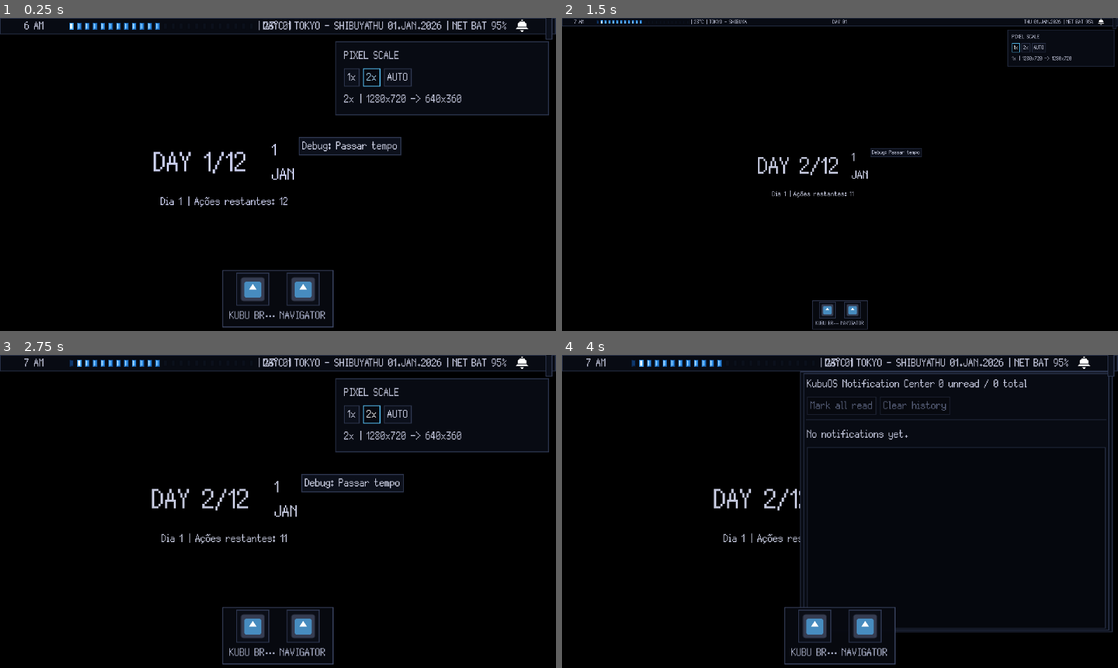
Above: before the commit, frames 1-4 (two rows, left to right).
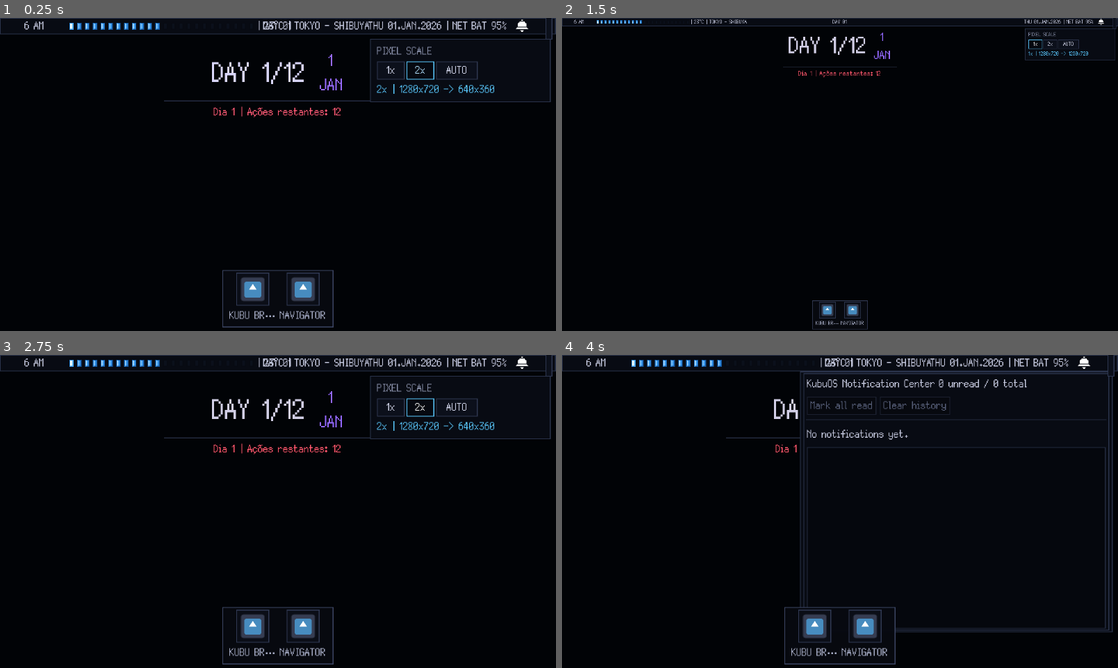
Above: after the commit, the same moments.

Repository: GYU-GAZE/NULL-NETWORK
Game: Godot game, scene res://core/main.tscn
Two runs of this game, one before a commit and one after it. Both use one fixed random seed, a clock stepped at 60 frames per second and the inputs below. The engine's default icon, where the game draws it, is replaced by a stand-in: a white triangle on a blue panel in a dark square.
Inputs (mouse positions are in pixels of both pictures, inside the frame that each line leads up to):
- Up to frame 1 (0.25 s): no input
- Up to frame 2 (1.5 s): click (912, 146) at 0.5 s, where only the run before the commit has a clickable "Debug: Passar tempo"; click "1x" at 1.25 s
- Up to frame 3 (2.75 s): click "2x" at 2 s
- Up to frame 4 (4 s): click "AUTO" at 2.75 s; click (1084, 361) at 3.5 s

The runs differ from the first frame. In frame 1, 3.4% of the frame differs, in the area x 6-100%, y 2-61%; in frame 2, 1.5%; in frame 3, 3.5%, in the area x 4-100%, y 1-61%; in frame 4, 0.7%.

Commit message:
style: move desktop clock into a compact diegetic HUD

Diff:
--- a/systems/desktop/desktop.tscn
+++ b/systems/desktop/desktop.tscn
@@ -9,6 +9,13 @@
 anchor_bottom = 1.0
 grow_horizontal = 2
 grow_vertical = 2
+time_pulse_scale = Vector2(1, 1)
+wide_period_font_size = 38
+compact_period_font_size = 28
+wide_date_font_size = 19
+compact_date_font_size = 19
+wide_status_font_size = 19
+compact_status_font_size = 19
 script = ExtResource("1_2pwep")
 
 [node name="Background" type="ColorRect" parent="." unique_id=1101823804]
@@ -18,15 +25,15 @@
 anchor_bottom = 1.0
 grow_horizontal = 2
 grow_vertical = 2
-color = Color(0, 0, 0, 1)
+color = Color(0.00392157, 0.0117647, 0.0235294, 1)
 
 [node name="CenterArea" type="CenterContainer" parent="."]
 layout_mode = 1
-anchors_preset = 15
+anchors_preset = 10
 anchor_right = 1.0
-anchor_bottom = 1.0
+offset_top = 22.0
+offset_bottom = 132.0
 grow_horizontal = 2
-grow_vertical = 2
 mouse_filter = 2
 
 [node name="TopBarHBox" type="HBoxContainer" parent="CenterArea" unique_id=1514375072]
@@ -35,7 +42,9 @@
 
 [node name="ClockContainer" type="VBoxContainer" parent="CenterArea/TopBarHBox" unique_id=14701623]
 unique_name_in_owner = true
+custom_minimum_size = Vector2(260, 0)
 layout_mode = 2
+theme_override_constants/separation = 0
 
 [node name="TopRow" type="HBoxContainer" parent="CenterArea/TopBarHBox/ClockContainer" unique_id=319440990]
 layout_mode = 2
@@ -44,42 +53,56 @@
 [node name="PeriodLabel" type="Label" parent="CenterArea/TopBarHBox/ClockContainer/TopRow" unique_id=1752006140]
 unique_name_in_owner = true
 layout_mode = 2
-theme_override_font_sizes/font_size = 80
-text = "DAY 1/6"
+theme_override_colors/font_color = Color(0.823529, 0.811765, 0.901961, 1)
+theme_override_font_sizes/font_size = 38
+text = "NIGHT 1/6"
+vertical_alignment = 1
 
 [node name="Spacer" type="Control" parent="CenterArea/TopBarHBox/ClockContainer/TopRow" unique_id=3276150]
-custom_minimum_size = Vector2(20, 0)
+custom_minimum_size = Vector2(8, 0)
 layout_mode = 2
 
 [node name="DateStack" type="VBoxContainer" parent="CenterArea/TopBarHBox/ClockContainer/TopRow" unique_id=1718888914]
 layout_mode = 2
 theme_override_constants/separation = -4
+alignment = 1
 
 [node name="DayLabel" type="Label" parent="CenterArea/TopBarHBox/ClockContainer/TopRow/DateStack" unique_id=1972762778]
 unique_name_in_owner = true
 layout_mode = 2
-theme_override_font_sizes/font_size = 40
+theme_override_colors/font_color = Color(0.576471, 0.407843, 1, 1)
+theme_override_font_sizes/font_size = 19
 text = "01"
+horizontal_alignment = 1
 
 [node name="MonthLabel" type="Label" parent="CenterArea/TopBarHBox/ClockContainer/TopRow/DateStack" unique_id=112264624]
 unique_name_in_owner = true
 layout_mode = 2
-theme_override_font_sizes/font_size = 40
+theme_override_colors/font_color = Color(0.576471, 0.407843, 1, 1)
+theme_override_font_sizes/font_size = 19
 text = "JAN"
+horizontal_alignment = 1
+
+[node name="ClockDivider" type="HSeparator" parent="CenterArea/TopBarHBox/ClockContainer"]
+custom_minimum_size = Vector2(0, 1)
+layout_mode = 2
 
 [node name="BottomRow" type="HBoxContainer" parent="CenterArea/TopBarHBox/ClockContainer" unique_id=477191052]
 layout_mode = 2
-theme_override_constants/separation = 10
+theme_override_constants/separation = 4
 alignment = 1
 
 [node name="DaysPassedLabel" type="Label" parent="CenterArea/TopBarHBox/ClockContainer/BottomRow" unique_id=1190002433]
 unique_name_in_owner = true
 layout_mode = 2
-theme_override_font_sizes/font_size = 24
-text = "Dia 0 | Ações restantes: 6"
+theme_override_colors/font_color = Color(1, 0.337255, 0.419608, 1)
+theme_override_font_sizes/font_size = 19
+text = "DAY 00 | 6 ACTIONS LEFT"
+horizontal_alignment = 1
 
 [node name="DebugTimeButton" type="Button" parent="CenterArea/TopBarHBox" unique_id=1918941758]
 unique_name_in_owner = true
+visible = false
 layout_mode = 2
 size_flags_vertical = 0
 text = "Debug: Passar tempo"
@@ -90,48 +113,58 @@
 anchors_preset = 1
 anchor_left = 1.0
 anchor_right = 1.0
-offset_left = -254.0
-offset_top = 27.0
-offset_right = -8.0
-offset_bottom = 112.0
+offset_left = -214.0
+offset_top = 24.0
+offset_right = -6.0
+offset_bottom = 94.0
 grow_horizontal = 0
 
 [node name="ScaleMargin" type="MarginContainer" parent="DisplayScalePanel" unique_id=1874318105]
 layout_mode = 2
-theme_override_constants/margin_left = 6
-theme_override_constants/margin_top = 4
-theme_override_constants/margin_right = 6
-theme_override_constants/margin_bottom = 4
+theme_override_constants/margin_left = 4
+theme_override_constants/margin_top = 2
+theme_override_constants/margin_right = 4
+theme_override_constants/margin_bottom = 2
 
 [node name="ScaleVBox" type="VBoxContainer" parent="DisplayScalePanel/ScaleMargin" unique_id=1414320017]
 layout_mode = 2
+theme_override_constants/separation = 1
 
 [node name="ScaleTitleLabel" type="Label" parent="DisplayScalePanel/ScaleMargin/ScaleVBox" unique_id=501231794]
 layout_mode = 2
+theme_override_colors/font_color = Color(0.537255, 0.564706, 0.662745, 1)
 text = "PIXEL SCALE"
 
 [node name="ScaleButtonsHBox" type="HBoxContainer" parent="DisplayScalePanel/ScaleMargin/ScaleVBox" unique_id=246388107]
 layout_mode = 2
+theme_override_constants/separation = 2
 
 [node name="Scale1xButton" type="Button" parent="DisplayScalePanel/ScaleMargin/ScaleVBox/ScaleButtonsHBox" unique_id=1717657694]
 unique_name_in_owner = true
+custom_minimum_size = Vector2(32, 18)
 layout_mode = 2
+focus_mode = 0
 toggle_mode = true
 text = "1x"
 
 [node name="Scale2xButton" type="Button" parent="DisplayScalePanel/ScaleMargin/ScaleVBox/ScaleButtonsHBox" unique_id=1224184622]
 unique_name_in_owner = true
+custom_minimum_size = Vector2(32, 18)
 layout_mode = 2
+focus_mode = 0
 toggle_mode = true
 text = "2x"
 
 [node name="ScaleAutoButton" type="Button" parent="DisplayScalePanel/ScaleMargin/ScaleVBox/ScaleButtonsHBox" unique_id=782420629]
 unique_name_in_owner = true
+custom_minimum_size = Vector2(48, 18)
 layout_mode = 2
+focus_mode = 0
 toggle_mode = true
 text = "AUTO"
 
 [node name="ScaleStatusLabel" type="Label" parent="DisplayScalePanel/ScaleMargin/ScaleVBox" unique_id=1404678576]
 unique_name_in_owner = true
 layout_mode = 2
+theme_override_colors/font_color = Color(0.352941, 0.788235, 1, 1)
 text = "Scale: -"
